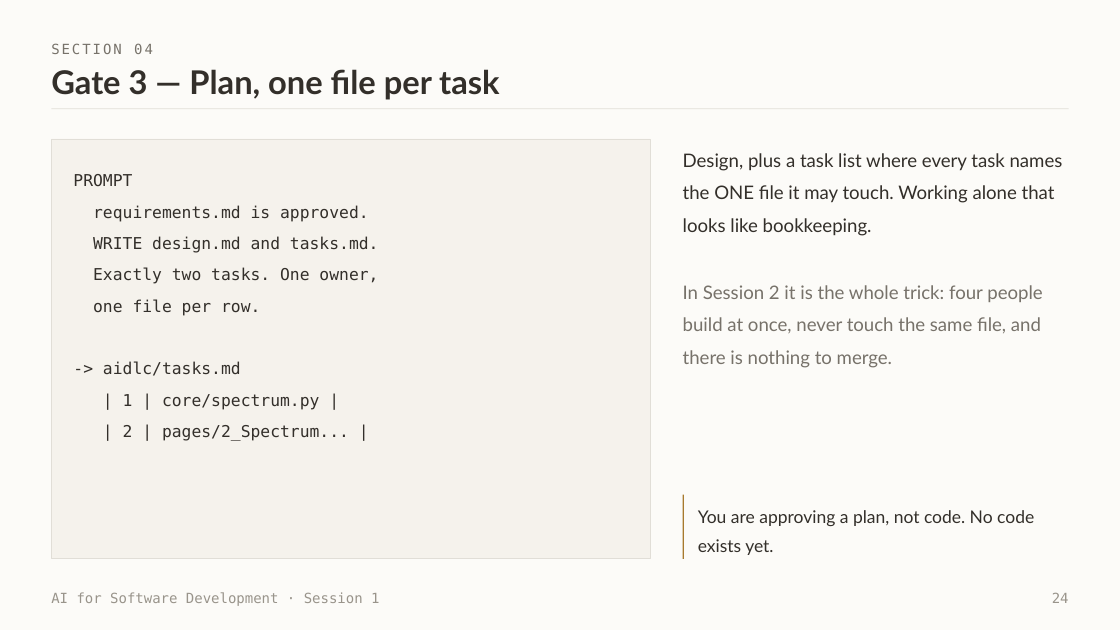
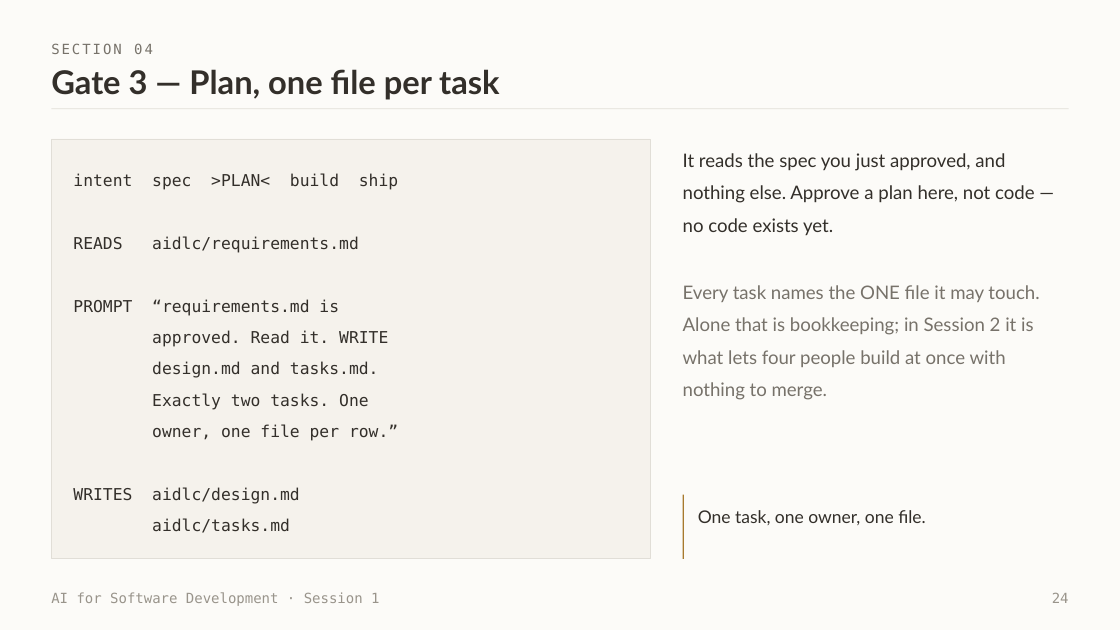
Before and after one commit to witchapong/ai-for-software-dev, a slide deck: slide 24 of slides/Session 1 - Meet Your Agent.pptx. Drawn at 1120x630 pixels with LibreOffice and Linux fonts; fonts in the diff are those of the drawing. Boxes give left, top, right and bottom in pixels: in the first picture for what was removed or moved away, otherwise in the second. Text is boxed around its words. In the diff, an @@ line names an element or a change of style, - is before the commit and + after.

```diff
--- a/slides/Session 1 - Meet Your Agent.pptx
+++ b/slides/Session 1 - Meet Your Agent.pptx
@@ text at (73, 173, 398, 533): text changed @@
-PROMPT
-requirements.md is approved.
-WRITE design.md and tasks.md.
-Exactly two tasks. One owner,
-one file per row.
--> aidlc/tasks.md
-| 1 | core/spectrum.py |
-| 2 | pages/2_Spectrum... |
+intent spec >PLAN< build ship
+READS aidlc/requirements.md
+PROMPT “requirements.md is
+approved. Read it. WRITE
+design.md and tasks.md.
+Exactly two tasks. One
+owner, one file per row.”
+WRITES aidlc/design.md
+aidlc/tasks.md
@@ text at (683, 153, 1035, 235): text changed @@
-Design, plus a task list where every task names the ONE file it may touch. Working alone that looks like bookkeeping.
+It reads the spec you just approved, and nothing else. Approve a plan here, not code — no code exists yet.
@@ text at (683, 285, 1039, 400): text changed @@
-In Session 2 it is the whole trick: four people build at once, never touch the same file, and there is nothing to merge.
+Every task names the ONE file it may touch. Alone that is bookkeeping; in Session 2 it is what lets four people build at once with nothing to merge.
@@ text at (698, 510, 925, 525): text changed @@
-You are approving a plan, not code. No code exists yet.
+One task, one owner, one file.
```
Also in this commit, not shown: 3 other slides changed, 1 other file.
